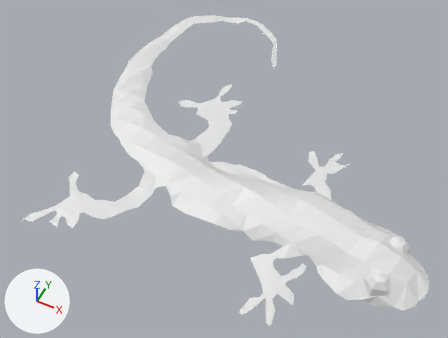
A saved change to the Blender file gekkocrescsendo/player/assets/gecko.blend.
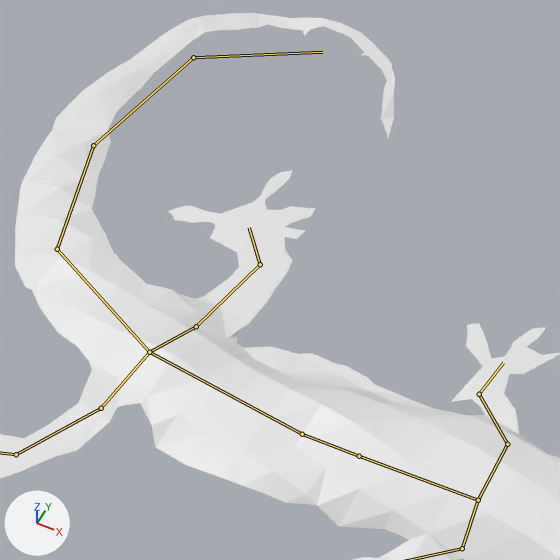
There are two pictures of each version: one whole from a camera (50 mm lens) standing at (6.01, -13.05, 17.76) and looking at (-1.15, 1.28, -0.15), one close up on the part from 23% to 78% of the width and 3% to 76% of the height. Arrows for +X, +Y and +Z are at lower left; the lights stay in place. The bones that bend it are drawn over the model as lines in the close-ups.
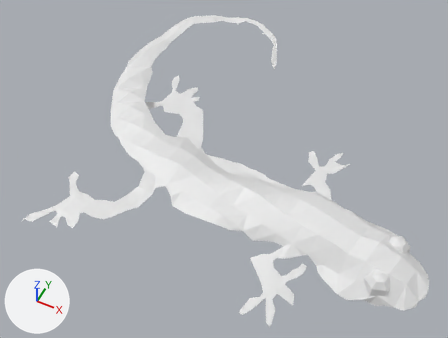
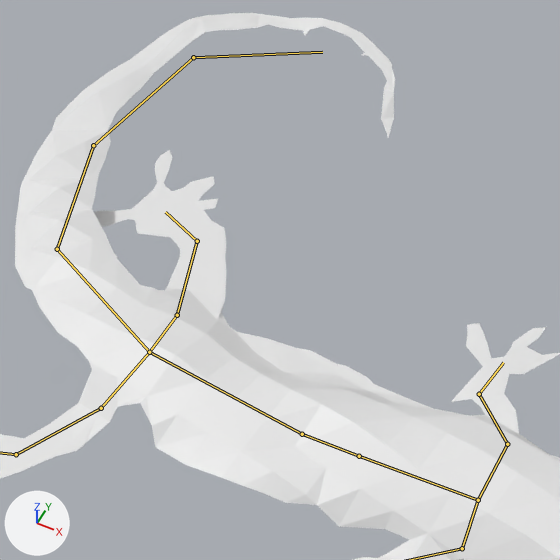
The newer file adds an action. The first version stands in its rest pose; the second is drawn at frame 0 of the action 'Armature.005'.

Changed parts and their boxes (x1, y1, x2, y2) in the close-ups (560 x 560 px):
'Grid', posed: (0, 13, 560, 560) in both
bone 'Bone.009', root to tip: before (149, 352) to (196, 326); after (149, 352) to (177, 315)

The change, as a list of edits to the scene's bpy script:
```text
Change bone_bone_009:
    where bone_bone_009 = bpy.data.objects['Armature'].pose.bones['Bone.009']  # child of 'Bone.008'
    bone_bone_009.rotation_quaternion: (1.0, 0.0, 0.0, 0.0) -> (0.973, -0.23, 0.0, 0.0)  # degrees (0, 0, 0) -> degrees (-27, 0, 0)
```
